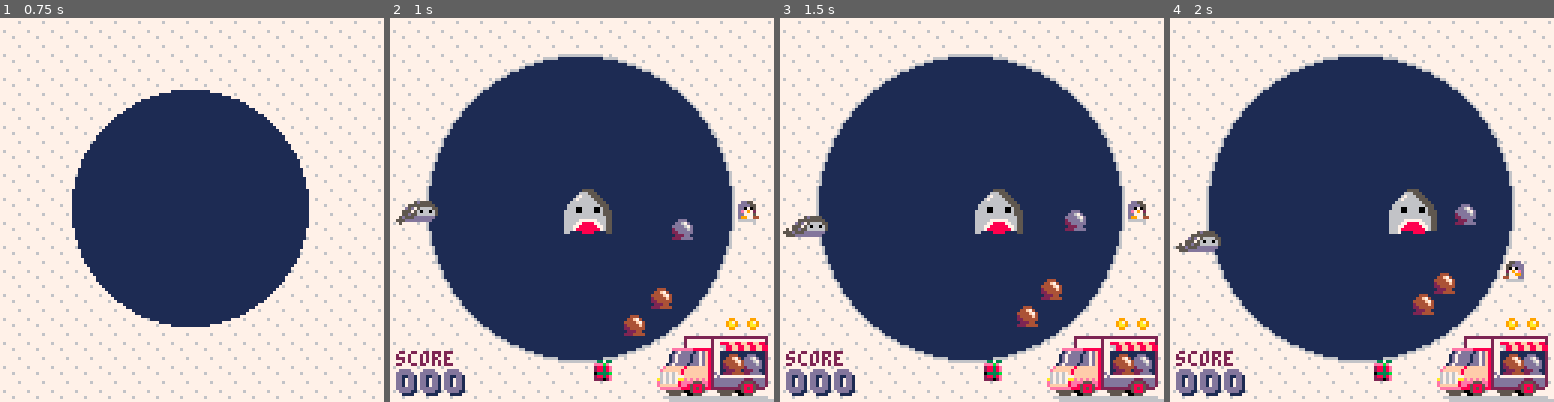
Above: before the commit, frames 1-4 (left to right).
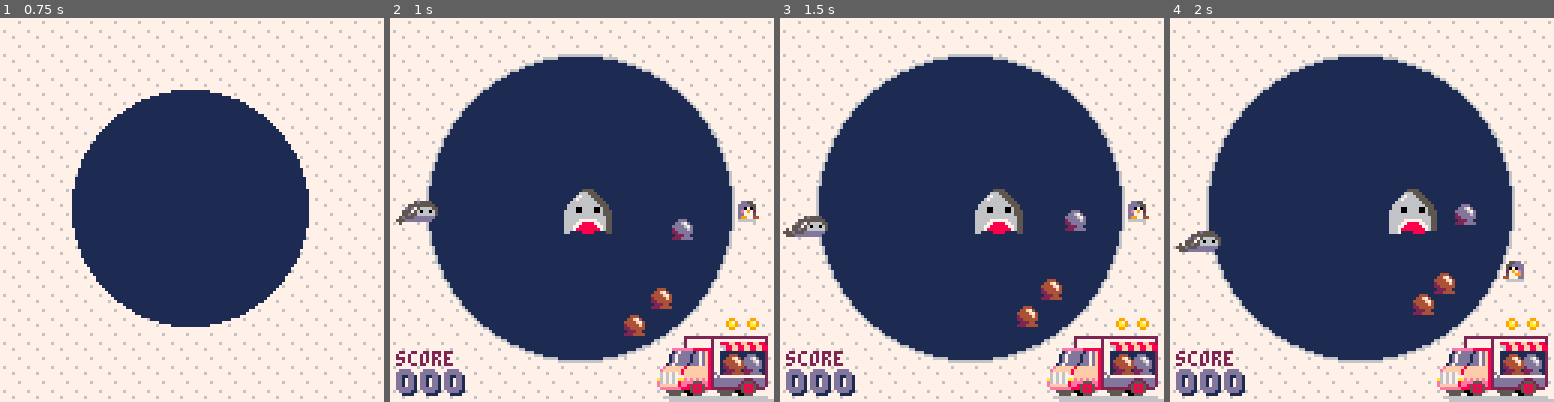
Above: after the commit, the same moments.

Repository: phwebi/loop-n-scoop
Game: PICO-8 cartridge loopnscoop.p8
Same seed, same stepped clock (60 frames per second), same inputs: the game is played once before the commit and once after it.
Inputs:
- Up to frame 1 (0.75 s): tap X (X key) at 0.33 s; tap O (Z key) at 0.7 s
- Up to frame 2 (1 s): no input
- Up to frame 3 (1.5 s): tap X (X key) at 1.07 s
- Up to frame 4 (2 s): hold Right from 1.6 s (still down); tap O (Z key) at 1.7 s; tap X (X key) at 1.85 s

Frame 1 is identical in both runs. In frame 2, 0.2% of the frame differs, in the area x 53-58%, y 89-95%; in frame 3, 0.2%; in frame 4, 0.2%.

Commit message:
make slow time slow scoops as well

Diff:
--- a/loopnscoop.p8
+++ b/loopnscoop.p8
@@ -56,6 +56,8 @@
 
 -- presents
 local shield, slow_time = 0, 1
+slow_time_mod = 0.25
+
 present_box_sprite = 24
 present_sprites_start = 25
 present_sprites_end = 26
@@ -295,7 +297,6 @@
   add_enemy(shark)
 
   add_order()
-  add_present()
 end
 
 -- player functions
@@ -409,7 +410,7 @@
     p.powerup = present.type
 
     if p.powerup == slow_time then
-      p.power_active = 300
+      p.power_active = 600
     end
   end
 end
@@ -438,7 +439,7 @@
       add_scoop(wildcard_scoop)
     end
 
-    if score%5 == 0 then
+    if p.score%5 == 0 then
       add_present()
     end
   end
@@ -510,13 +511,19 @@
 end
 
 function handle_float_movement(o)
-  o.x += o.vx
-  o.y += o.vy
+  local ovx = p.powerup != slow_time and o.vx or o.vx * slow_time_mod
+  local ovy = p.powerup != slow_time and o.vy or o.vy * slow_time_mod
+  o.x += ovx
+  o.y += ovy
 
   if (not in_circle(circ_orig, circ_orig, o.x, o.y, circ_r - 7)) then
     o.vx = -o.vx
+    o.vy = -o.vy
+
+    ovx = p.powerup != slow_time and o.vx or o.vx * slow_time_mod
+    ovy = p.powerup != slow_time and o.vy or o.vy * slow_time_mod
+
     o.x += o.vx
-    o.vy = -o.vy
     o.y += o.vy
   end
 
@@ -608,7 +615,7 @@
 
 function enemy_speed_mod()
   if p.powerup == slow_time then
-    return 0.25
+    return slow_time_mod
   end
   return (p.score + 2)/2
 end
